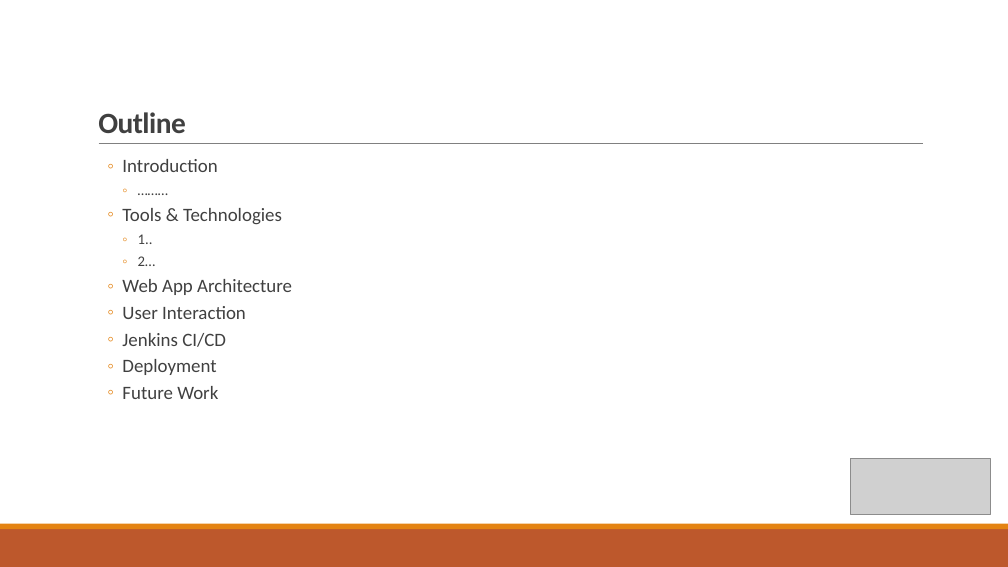
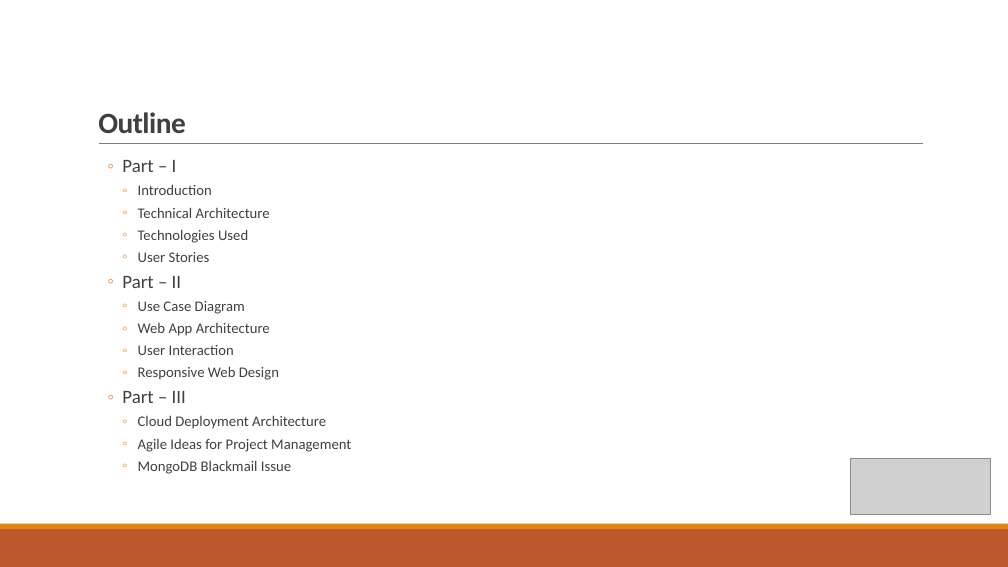
Before and after one commit to wangyang325/CS615Project, a slide deck: slide 2 of Presentation/CS615 Group Presentation.pptx. Drawn at 1008x567 pixels with LibreOffice and Linux fonts; fonts in the diff are those of the drawing; grey boxes stand for pictures. Boxes give left, top, right and bottom in pixels: in the first picture for what was removed or moved away, otherwise in the second. Text is boxed around its words. In the diff, an @@ line names an element or a change of style, - is before the commit and + after.

```diff
--- a/Presentation/CS615 Group Presentation.pptx
+++ b/Presentation/CS615 Group Presentation.pptx
@@ text at (122, 160, 177, 172): paragraph added @@
+  ◦ Part – I
@@ text at (122, 207, 270, 314): text changed; size 18 to 14 pt @@
-    ◦ ………
-  ◦ Tools & Technologies
-    ◦ 1..
-    ◦ 2…
+    ◦ Technical Architecture
+    ◦ Technologies Used
+    ◦ User Stories
+  ◦ Part – II
+    ◦ Use Case Diagram
@@ text at (138, 185, 270, 355): size 18 to 14 pt in "Introduction", "Web App Architecture", "User Interaction"; list level 2 to 3 in "Introduction"; list level 2 to 3 in "Web App Architecture"; list level 2 to 3 in "User Interaction" @@
@@ text at (122, 366, 351, 474): text changed; size 18 to 14 pt @@
-  ◦ Jenkins CI/CD
-  ◦ Deployment
-  ◦ Future Work
+    ◦ Responsive Web Design
+  ◦ Part – III
+    ◦ Cloud Deployment Architecture
+    ◦ Agile Ideas for Project Management
+    ◦ MongoDB Blackmail Issue
```
Also in this commit, not shown: 4 other slides changed, 3 slides removed, 1 other file.
